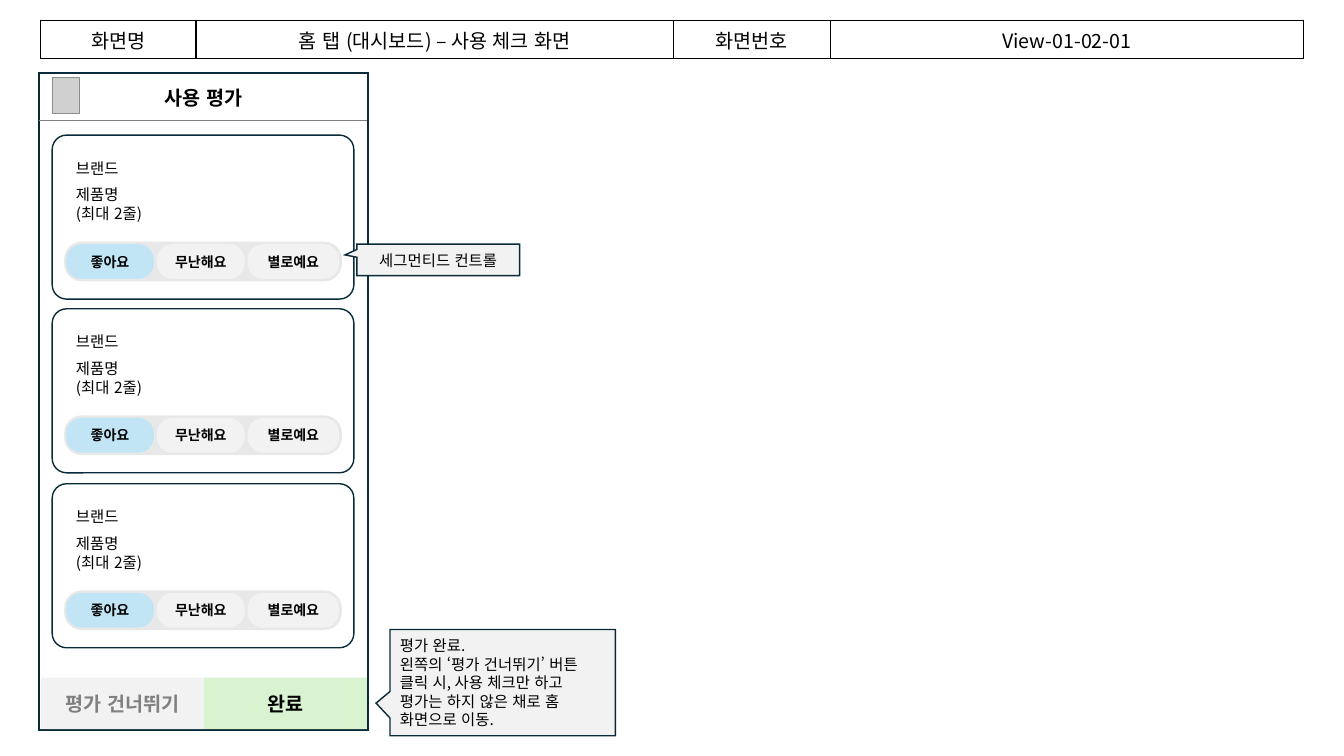
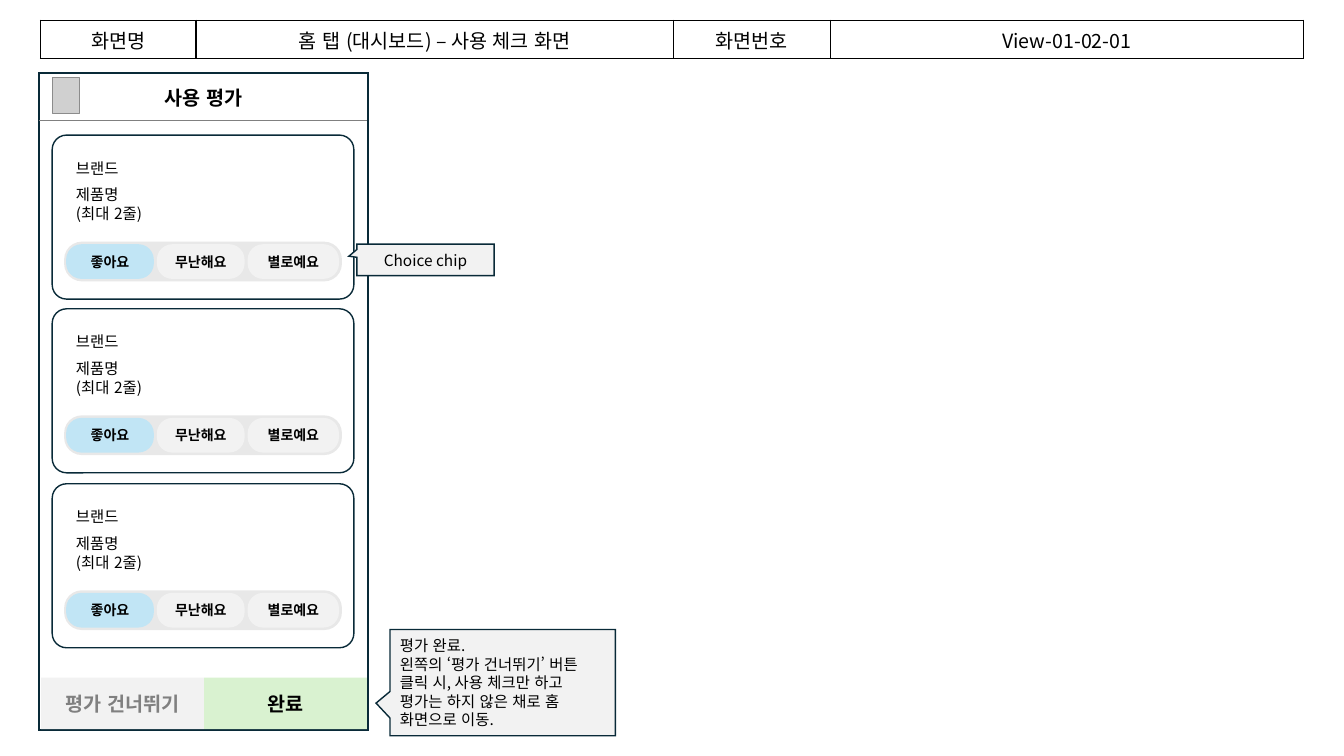
Before and after one commit to joo-hyejin/app_study, a slide deck: slide 8 of 기획서 - 프로토타입.pptx. Drawn at 1344x756 pixels with LibreOffice and Linux fonts; fonts in the diff are those of the drawing; grey boxes stand for pictures. Boxes give left, top, right and bottom in pixels: in the first picture for what was removed or moved away, otherwise in the second. Text is boxed around its words. In the diff, an @@ line names an element or a change of style, - is before the commit and + after.

```diff
--- a/기획서 - 프로토타입.pptx
+++ b/기획서 - 프로토타입.pptx
@@ speech box "Choice chip": place and size @@
-speech box "Choice chip" at <box>357,244,519,275</box>
+speech box "Choice chip" at <box>357,244,494,275</box>
@@ speech box "Choice chip" at <box>357,244,494,275</box>: proportions changed @@
@@ text in speech box at <box>384,253,467,270</box>: text changed @@
-세그먼티드 컨트롤
+Choice chip
```
Also in this commit, not shown: 3 other files.
